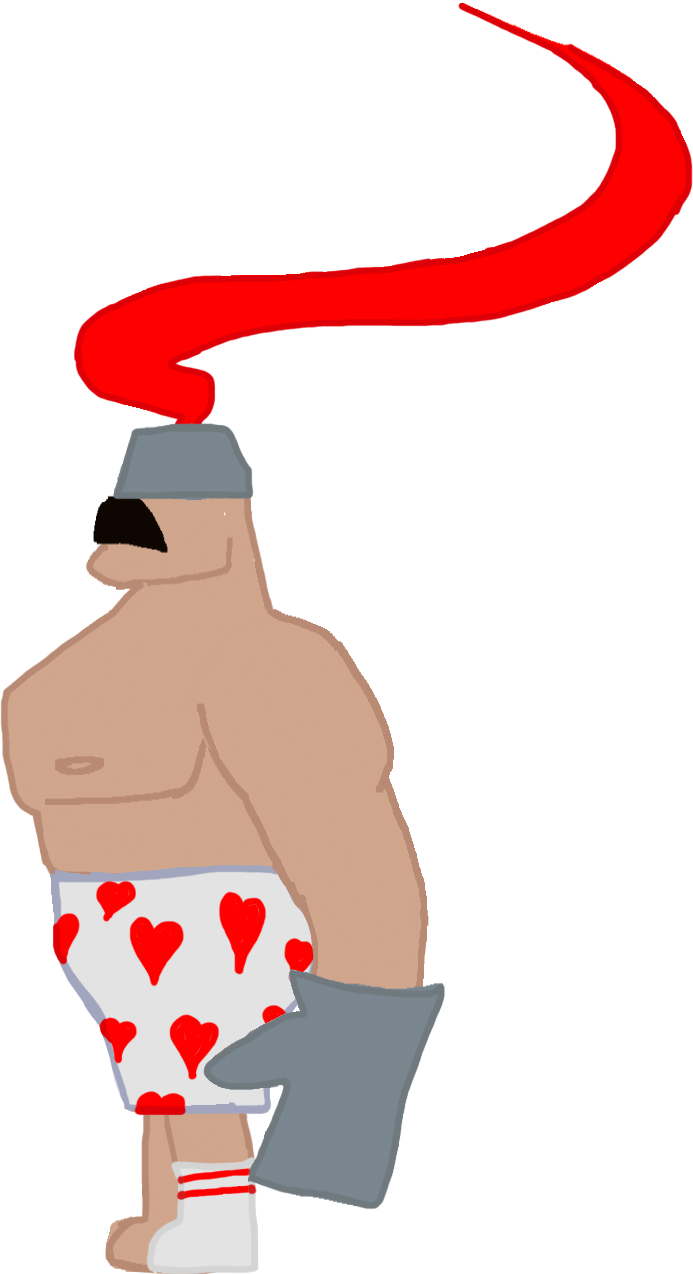
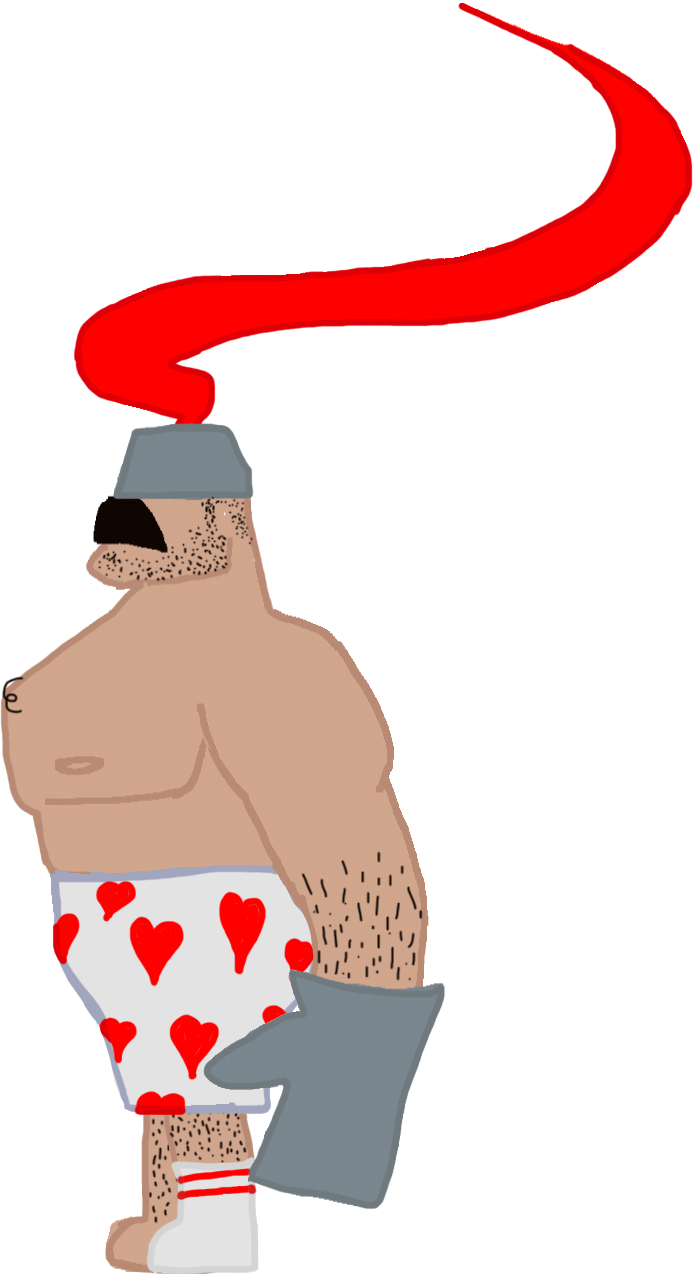
Two versions of the same layered image (693x1274). Layer-by-layer changes:
painted on "Arm_L" over [301, 851, 423, 981]
painted on "Leg_L" over [168, 1112, 247, 1163]
painted on "Leg_R" over [148, 1113, 217, 1224]
painted on "Torso" over [2, 496, 254, 714]
painted on "Arm_R" over [301, 851, 423, 981]
